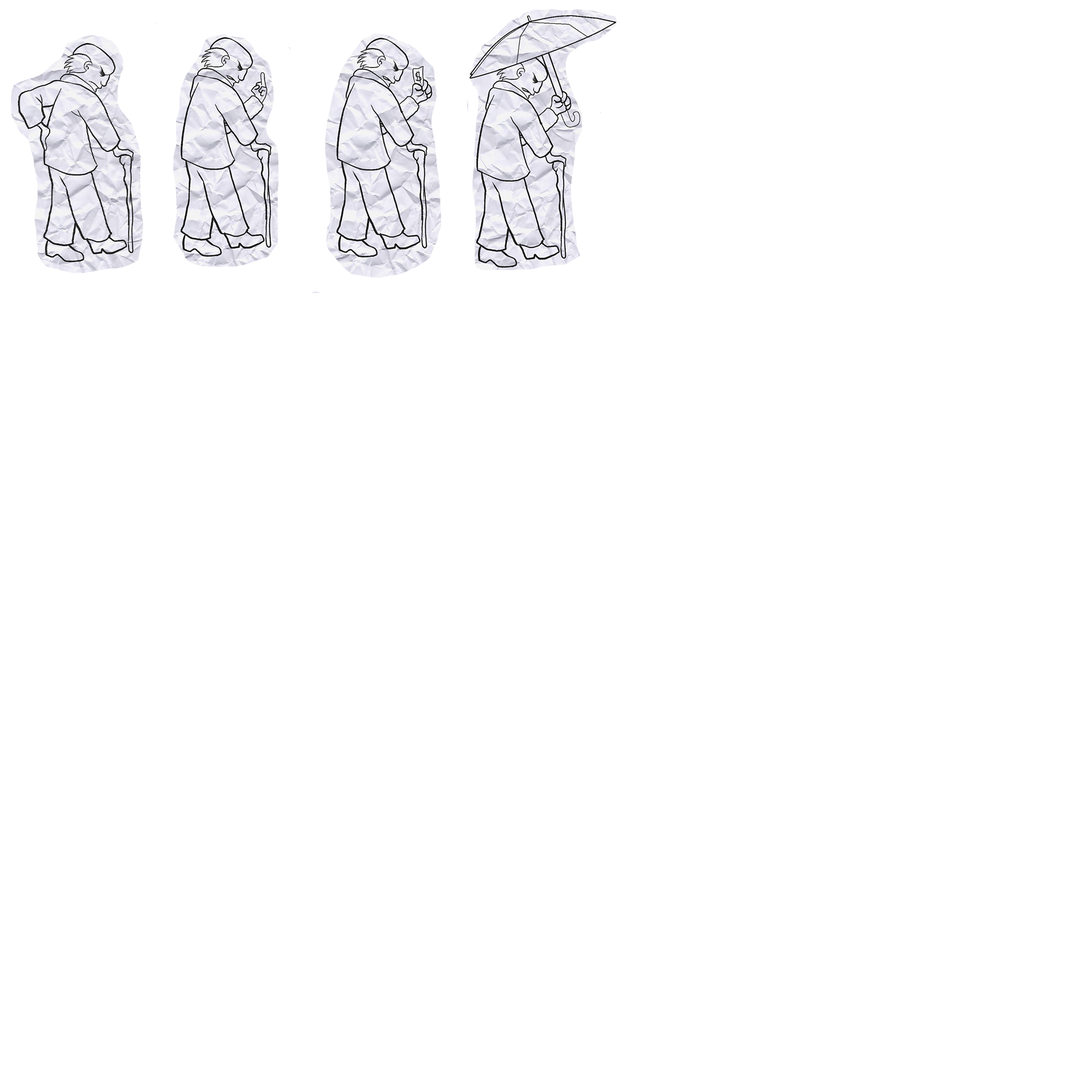
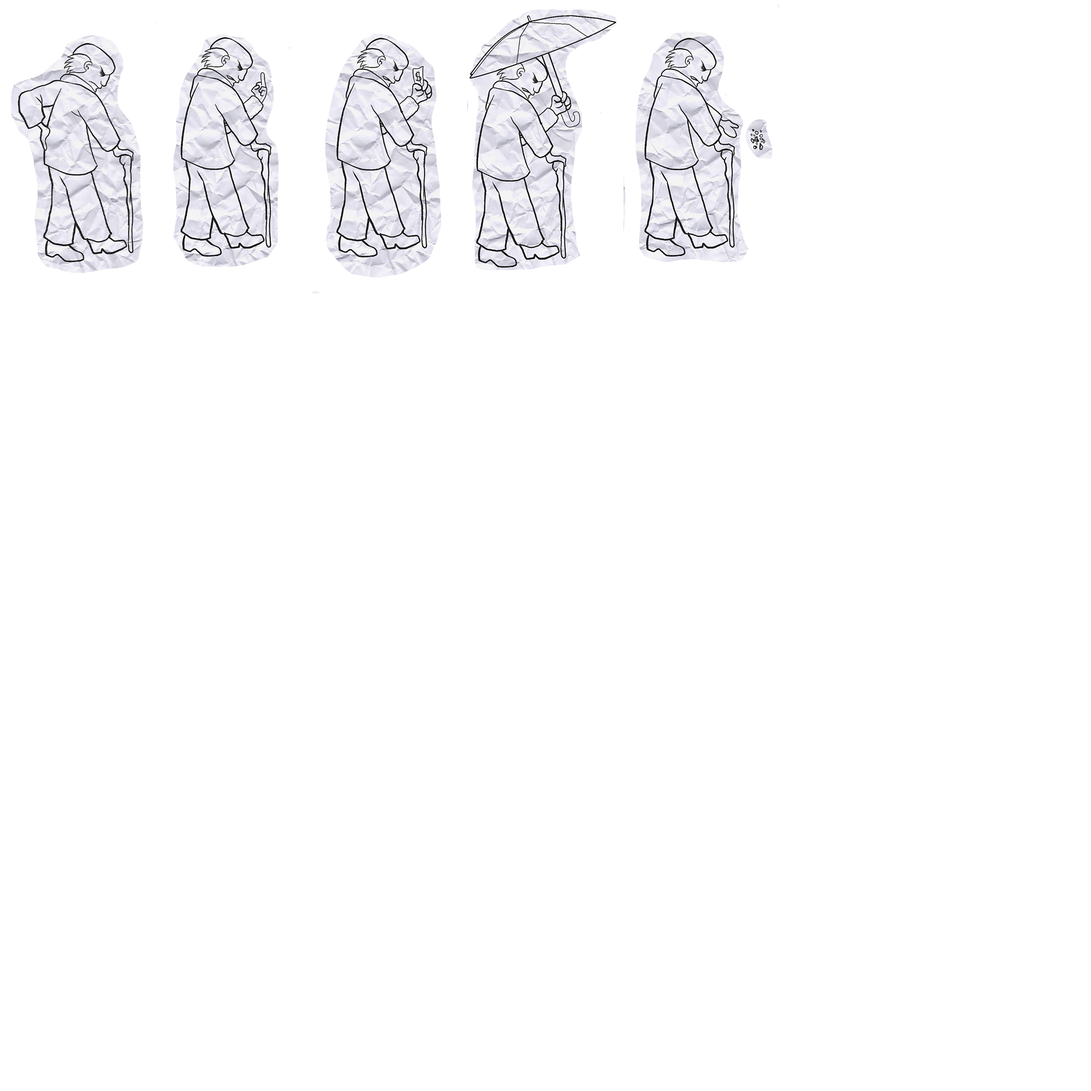
Revision of a layered 1091 x 1091 image; what changed, layer by layer:
added layer "velho feeding" above "velho xinga" over [623, 4, 780, 263]
